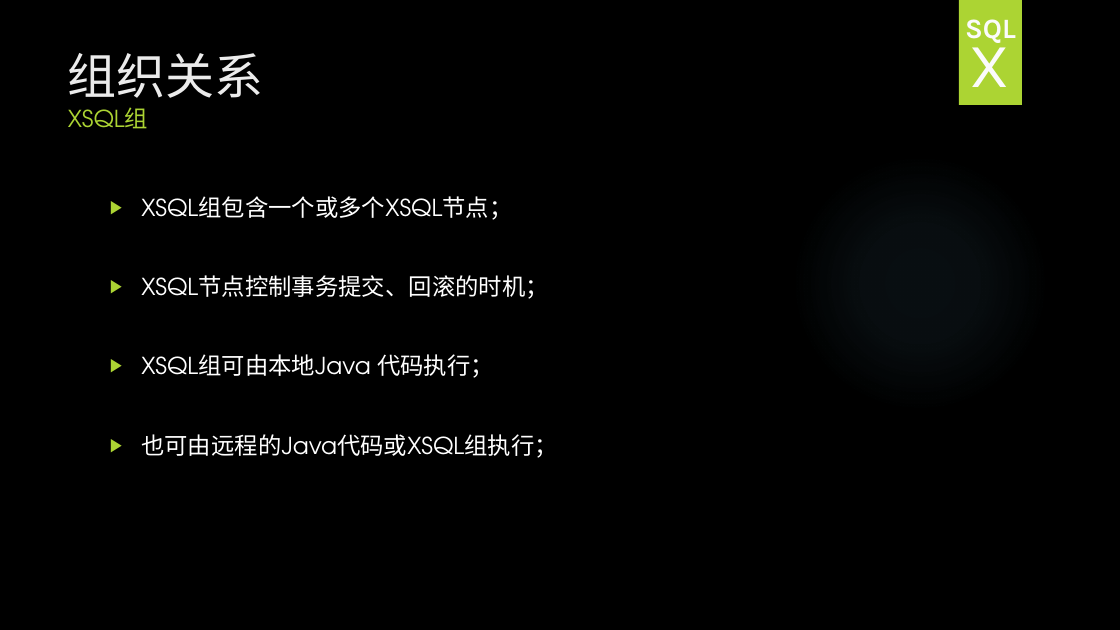
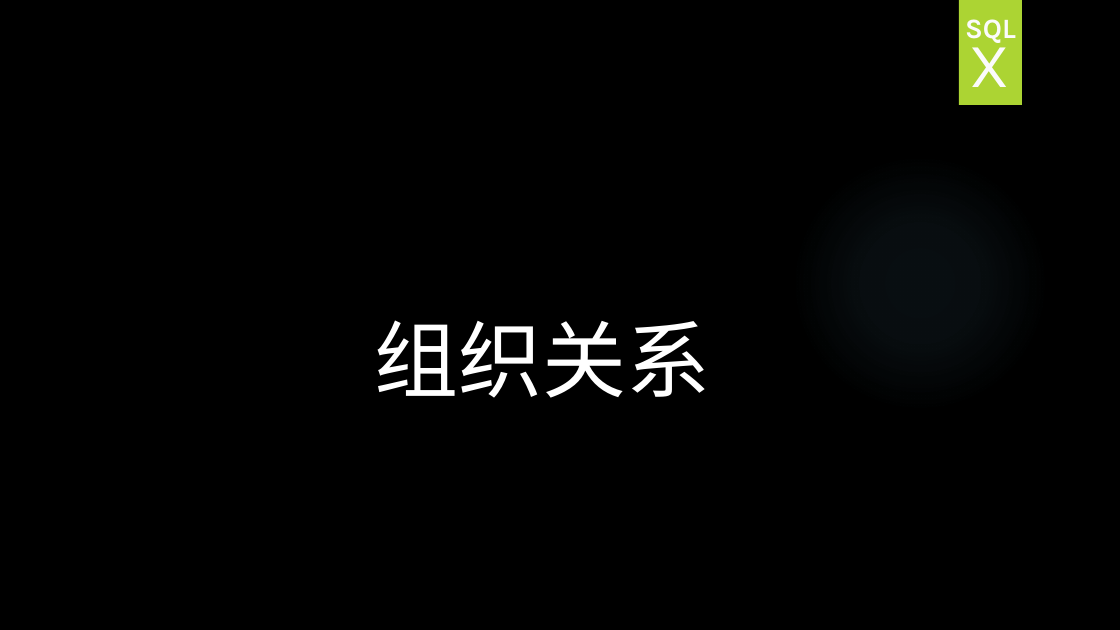
Before and after one commit to HY-ZhengWei/hy.common.XJava, a slide deck: slide 5 of doc/XSQLGroup技术交流.pptx (slide 7 before the commit). Drawn at 1120x630 pixels with LibreOffice and Linux fonts; fonts in the diff are those of the drawing; background and template pictures are left out. Boxes give left, top, right and bottom in pixels: in the first picture for what was removed or moved away, otherwise in the second. Text is boxed around its words. In the diff, an @@ line names an element or a change of style, - is before the commit and + after.

Commit message:
4.0.8
1. 完善：XSQL组的技术交流

```diff
--- a/doc/XSQLGroup技术交流.pptx
+++ b/doc/XSQLGroup技术交流.pptx
@@ text removed at (141, 196, 557, 458) @@
-▶ XSQL组包含一个或多个XSQL节点；
-▶ XSQL节点控制事务提交、回滚的时机；
-▶ XSQL组可由本地Java 代码执行；
-▶ 也可由远程的Java代码或XSQL组执行；
@@ text at (374, 320, 710, 398): text changed; size 20 to 72 pt; font TeX Gyre Adventor to Noto Sans CJK SC; text colour #ACD433 to #FFFFFF @@
-组织关系
-XSQL组
+组织关系
```
Also in this commit, not shown: 5 other slides changed, 33 slides added.
